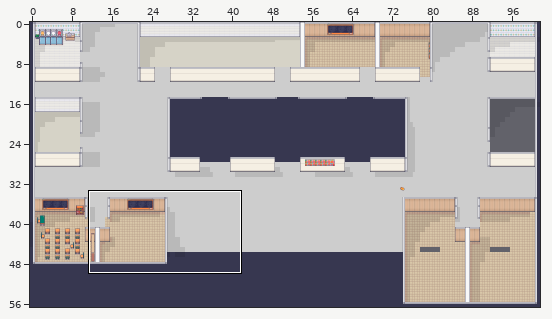
Tiled map: Output/Assets/Maps/mapLvl1.tmx. The first picture is a wide view before the edit; the outline marks the close-up.
Close-up. The starting point:
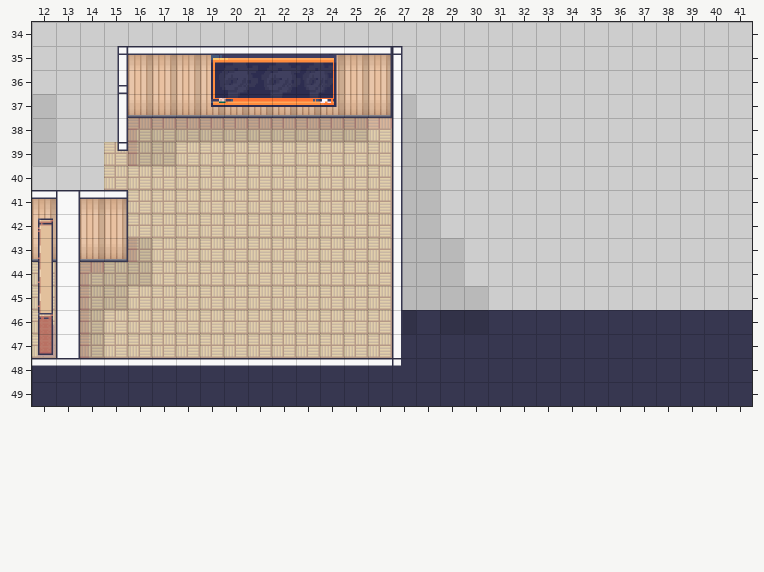
Cells are 32x32 px. Shown: x 12..41, y 34..49. The commit also changed other parts of the map, which this record leaves out. Not drawn, because the pictures are missing: unchanged layer "Capa de Imagen 1".
After the commit:
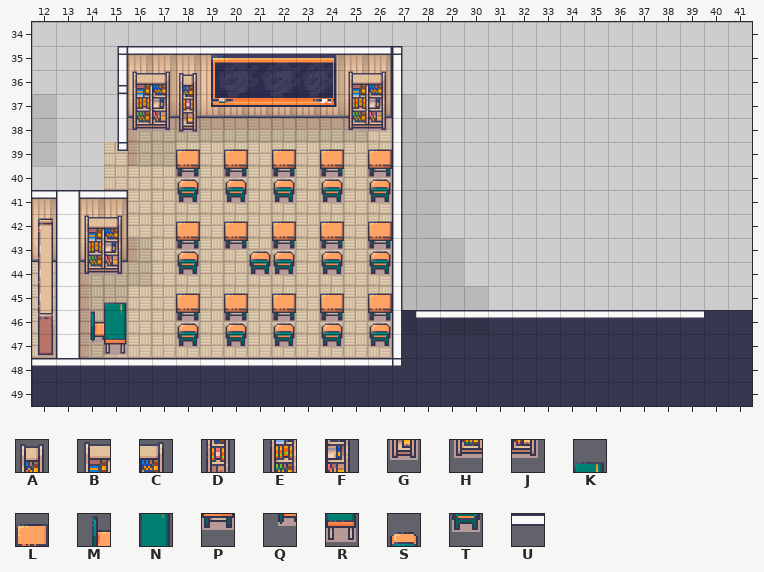
Key: from "Interiors_32x32": A 4791, B 4794, C 4795, D 4807, E 4810, F 4811, G 4823, H 4826, J 4827, K 5320, L 5330, M 5335, N 5336, P 5346, Q 5351, R 5352, S 5361, T 5377; from "Room_Builder_32x32": U 189.
_ is an empty cell.
Changes in this commit:
Layer "Walls":
y 46: x 28..39 ____________ -> UUUUUUUUUUUU
Layer "Furniture/Furniture 2":
y 36: x 16..18 ___ -> BCA; x 25..26 __ -> BC
y 37: x 16..18 ___ -> EFD; x 25..26 __ -> EF
y 38: x 16..18 ___ -> HJG; x 25..26 __ -> HJ
y 40: x 18 _ -> S; x 20 _ -> S; x 22 _ -> S; x 24 _ -> S; x 26 _ -> S
y 41: x 18 _ -> T; x 20 _ -> T; x 22 _ -> T; x 24 _ -> T; x 26 _ -> T
y 42: x 14..15 __ -> BC
y 43: x 14..15 __ -> EF; x 18 _ -> S; x 21..22 __ -> SS; x 24 _ -> S; x 26 _ -> S
y 44: x 14..15 __ -> HJ; x 18 _ -> T; x 21..22 __ -> TT; x 24 _ -> T; x 26 _ -> T
y 46: x 18 _ -> S; x 20 _ -> S; x 22 _ -> S; x 24 _ -> S; x 26 _ -> S
y 47: x 18 _ -> T; x 20 _ -> T; x 22 _ -> T; x 24 _ -> T; x 26 _ -> T
Layer "Furniture/Furniture":
y 39: x 18 _ -> L; x 20 _ -> L; x 22 _ -> L; x 24 _ -> L; x 26 _ -> L
y 40: x 18 _ -> P; x 20 _ -> P; x 22 _ -> P; x 24 _ -> P; x 26 _ -> P
y 42: x 18 _ -> L; x 20 _ -> L; x 22 _ -> L; x 24 _ -> L; x 26 _ -> L
y 43: x 18 _ -> P; x 20 _ -> P; x 22 _ -> P; x 24 _ -> P; x 26 _ -> P
y 45: x 15 _ -> K; x 18 _ -> L; x 20 _ -> L; x 22 _ -> L; x 24 _ -> L; x 26 _ -> L
y 46: x 14..15 __ -> MN; x 18 _ -> P; x 20 _ -> P; x 22 _ -> P; x 24 _ -> P; x 26 _ -> P
y 47: x 14..15 __ -> QR
